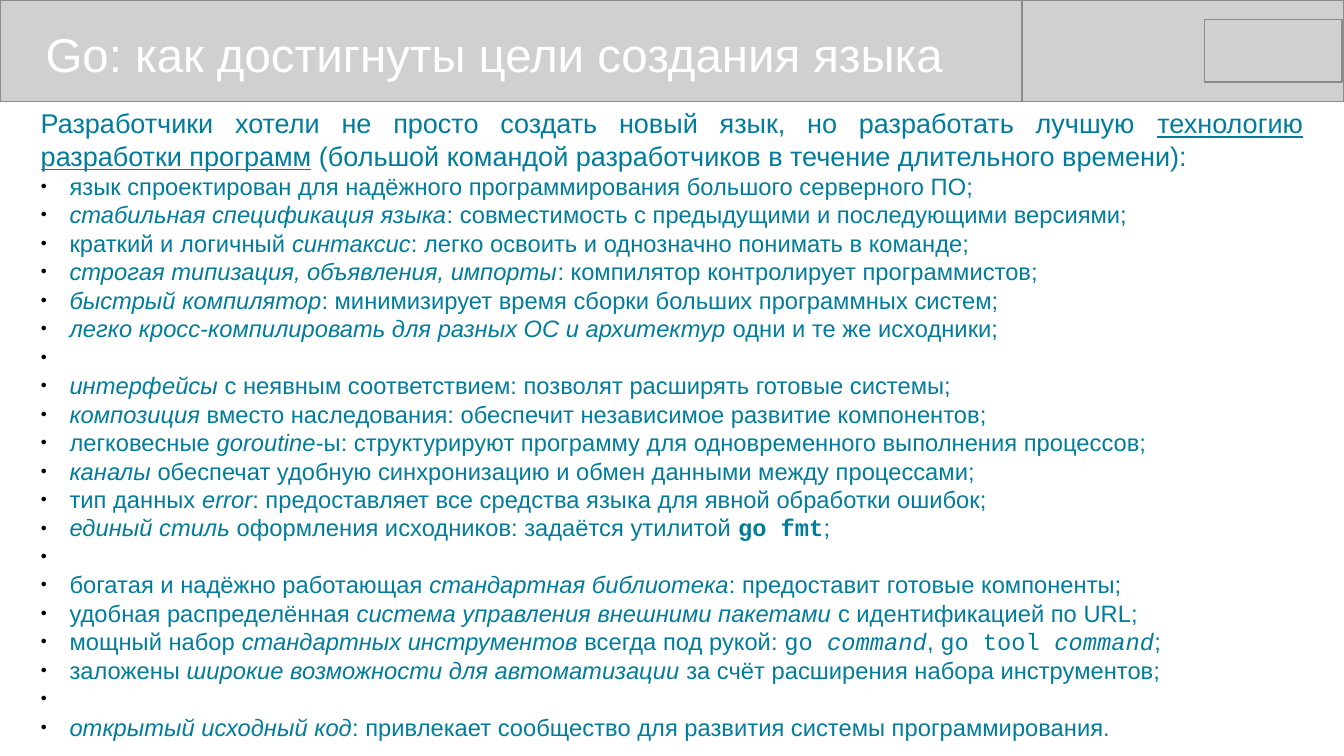
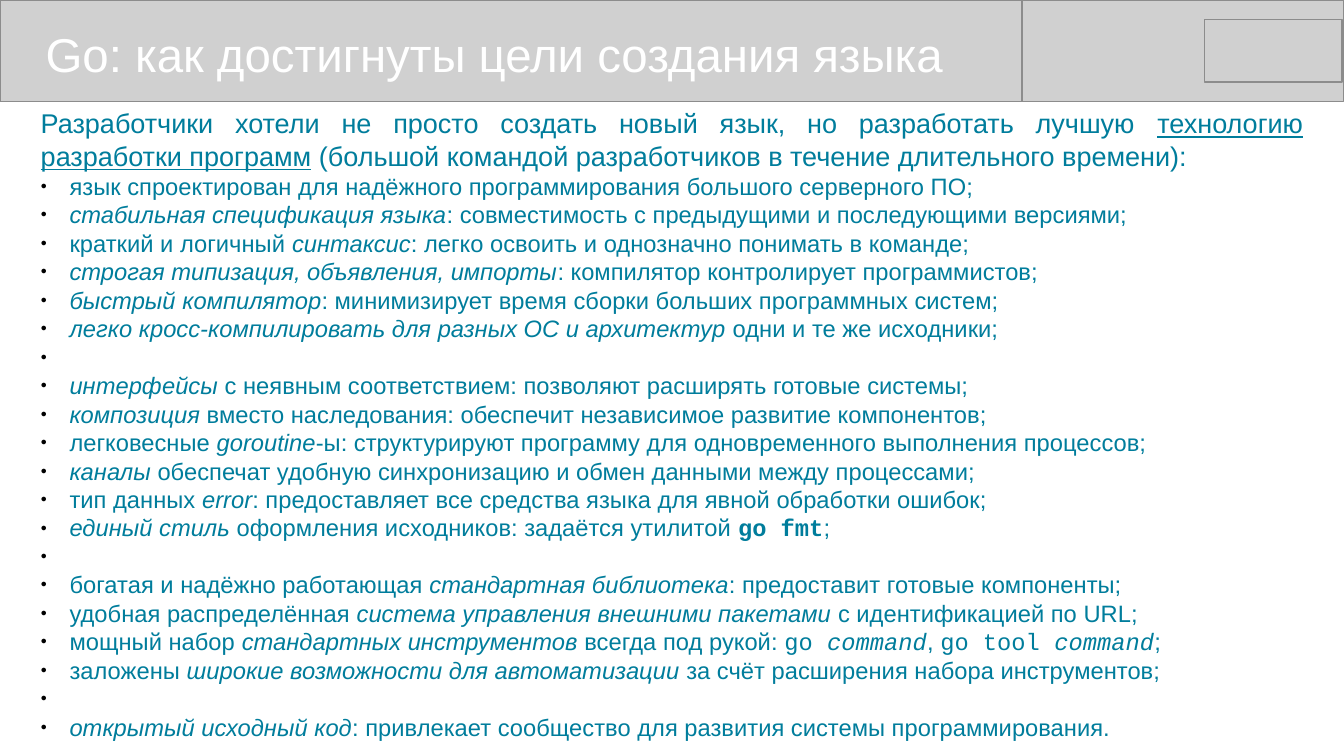
Before and after one commit to mike-shock/Go_language, a slide deck: slide 4 of Go_Preview.odp. Drawn at 1344x756 pixels with LibreOffice and Linux fonts; fonts in the diff are those of the drawing; grey boxes stand for pictures. Boxes give left, top, right and bottom in pixels: in the first picture for what was removed or moved away, otherwise in the second. Text is boxed around its words. In the diff, an @@ line names an element or a change of style, - is before the commit and + after.

```diff
--- a/Go_Preview.odp
+++ b/Go_Preview.odp
@@ text at box(70, 376, 968, 399): text changed @@
-● интерфейсы с неявным соответствием: позволят расширять готовые системы;
+● интерфейсы с неявным соответствием: позволяют расширять готовые системы;
```
Also in this commit, not shown: 5 other slides changed, 1 slide removed, 1 other file.
